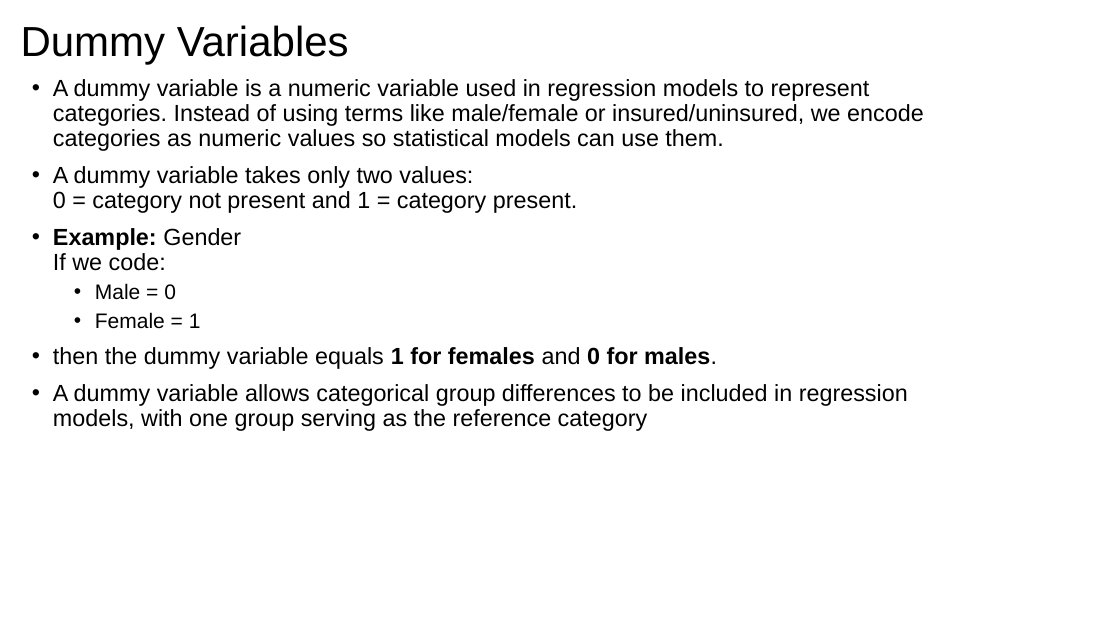
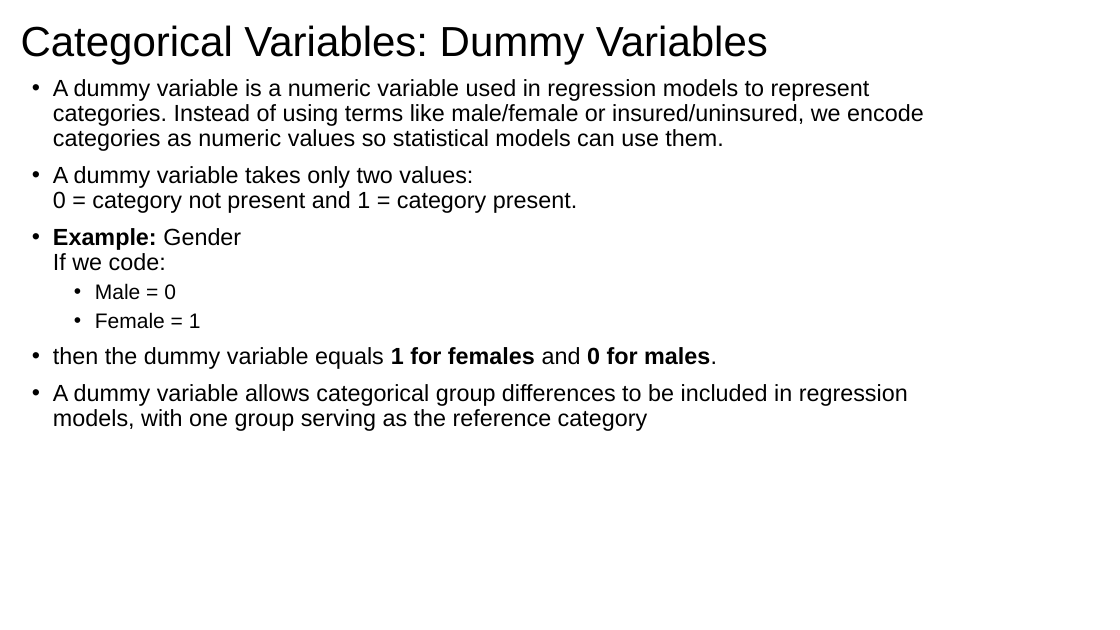
Before and after one commit to issues-osu/statsii-spring2026, a slide deck: slide 10 of slides/dummy/dummy_vars2026.pptx (slide 4 before the commit). Drawn at 1120x630 pixels with LibreOffice and Linux fonts; fonts in the diff are those of the drawing. Boxes give left, top, right and bottom in pixels: in the first picture for what was removed or moved away, otherwise in the second. Text is boxed around its words. In the diff, an @@ line names an element or a change of style, - is before the commit and + after.

```diff
--- a/slides/dummy/dummy_vars2026.pptx
+++ b/slides/dummy/dummy_vars2026.pptx
@@ title at [21,25,768,65]: text changed @@
-Dummy Variables
+Categorical Variables: Dummy Variables
```
Also in this commit, not shown: 15 other slides changed, 7 slides added, 3 other files.
